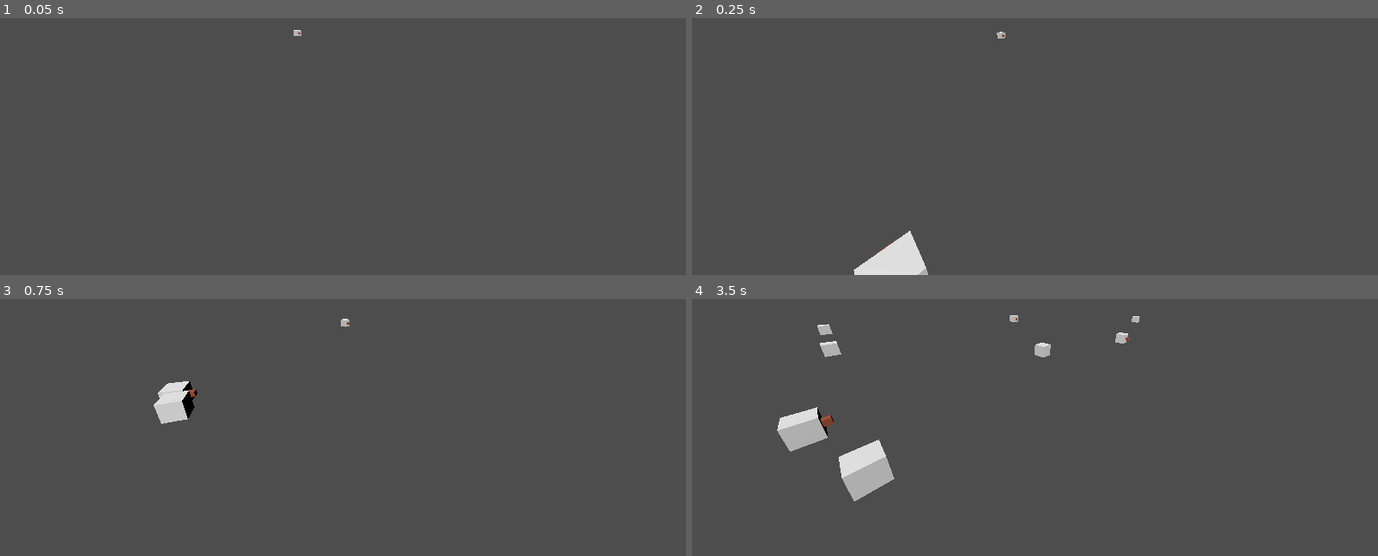
Above: before the commit, frames 1-4 (two rows, left to right).
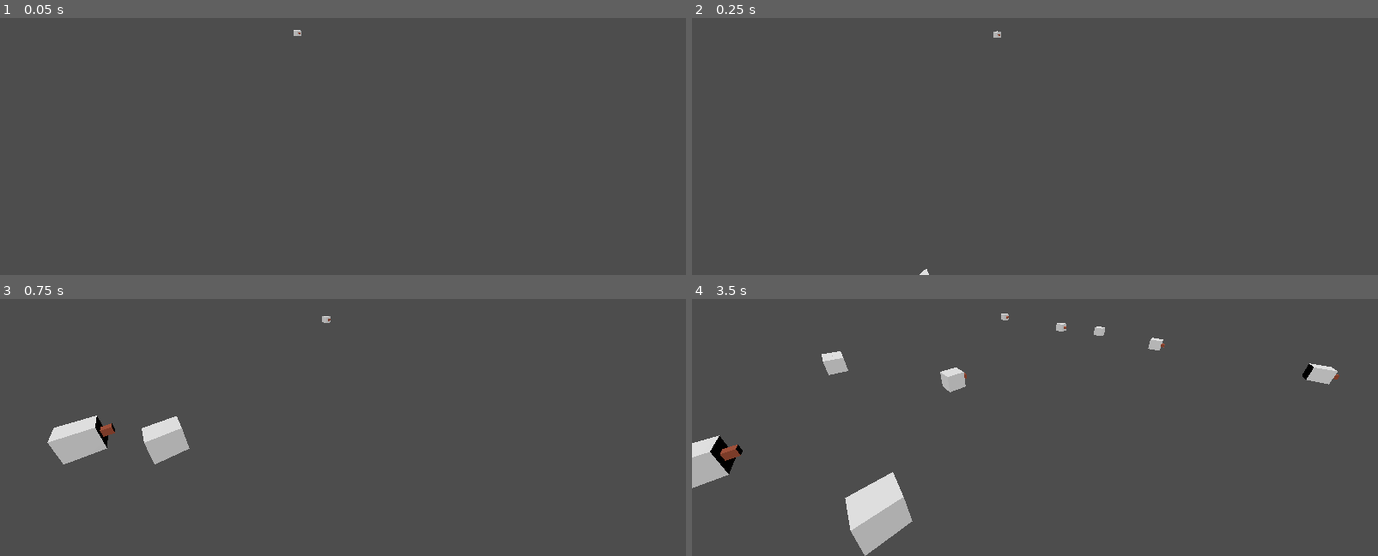
Above: after the commit, the same moments.

Repository: mulboor/kruispuntsimulatie
Game: Godot game, scene res://scenes/spaces/main.tscn
Two runs of this game, one before a commit and one after it. Both use one fixed random seed, a clock stepped at 60 frames per second and the inputs below.
Inputs:
- Up to frame 1 (0.05 s): no input
- Up to frame 2 (0.25 s): no input
- Up to frame 3 (0.75 s): no input
- Up to frame 4 (3.5 s): no input

Frame 1 is identical in both runs. In frame 2, 1.1% of the frame differs, in the area x 23-46%, y 5-100%; in frame 3, 2.7%; in frame 4, 6.2%, in the area x 0-95%, y 5-100%.

Commit message:
idk

Diff:
--- a/scenes/spaces/main.tscn
+++ b/scenes/spaces/main.tscn
@@ -78,12 +78,12 @@
 
 [node name="GlobalRoadUserStats" type="Node" parent="."]
 script = ExtResource("1_xpqr5")
-max_speed = 0.3
+max_speed = 0.2
 accel = 0.1
-deccel = 0.1
-visibility = 10.0
+deccel = 1.0
+visibility = 6.0
 reaction_time = 0.5
-stopping_distance = 5.0
+stopping_distance = 10.0
 
 [node name="Camera3D" type="Camera3D" parent="."]
 transform = Transform3D(-0.73118, 0.274933, -0.624329, 0.0222999, 0.924335, 0.380929, 0.68182, 0.264606, -0.681987, 0, 6.018, 0.321)
--- a/scripts/states/accelerate.gd
+++ b/scripts/states/accelerate.gd
@@ -3,6 +3,7 @@
 
 @onready var current_reaction_time: float
 @onready var distance_to_obstacle: float
+@onready var stopping_distance
 
 @onready var brake: bool
 
@@ -37,5 +38,6 @@
 func count_down_to_brake(_delta: float) -> void:
 	current_reaction_time -= _delta
 
-	if current_reaction_time <= 0 && distance_to_obstacle < user_vars.stopping_distance:
+	stopping_distance = (user_vars.stopping_distance * user_vars.current_speed) / user_vars.visibility
+	if current_reaction_time <= 0 && distance_to_obstacle < stopping_distance:
 		Transitioned.emit(self, "brake")
